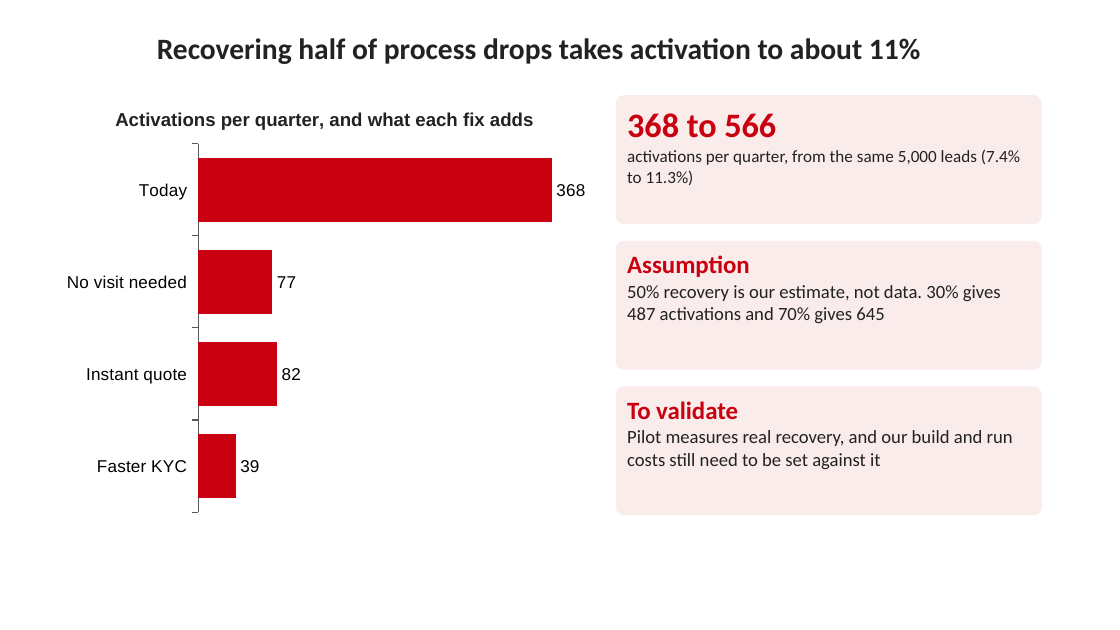
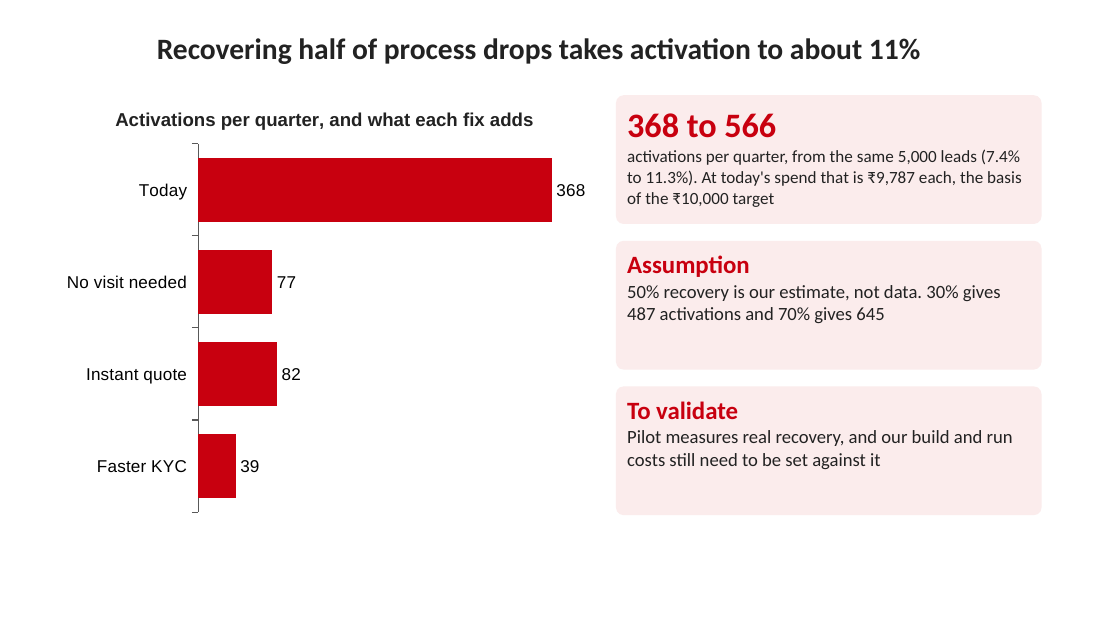
Before and after one commit to adityamalik24/udyam-digital, a slide deck: slide 8 of docs/Udyam_Digital_Business_Case.pptx. Drawn at 1120x630 pixels with LibreOffice and Linux fonts; fonts in the diff are those of the drawing; background and template pictures are left out. Boxes give left, top, right and bottom in pixels: in the first picture for what was removed or moved away, otherwise in the second. Text is boxed around its words. In the diff, an @@ line names an element or a change of style, - is before the commit and + after.

```diff
--- a/docs/Udyam_Digital_Business_Case.pptx
+++ b/docs/Udyam_Digital_Business_Case.pptx
@@ text at [627,149,1022,207]: text changed @@
-activations per quarter, from the same 5,000 leads (7.4% to 11.3%)
+activations per quarter, from the same 5,000 leads (7.4% to 11.3%). At today's spend that is ₹9,787 each, the basis of the ₹10,000 target
```
Also in this commit, not shown: 2 other slides changed, 2 other files.
